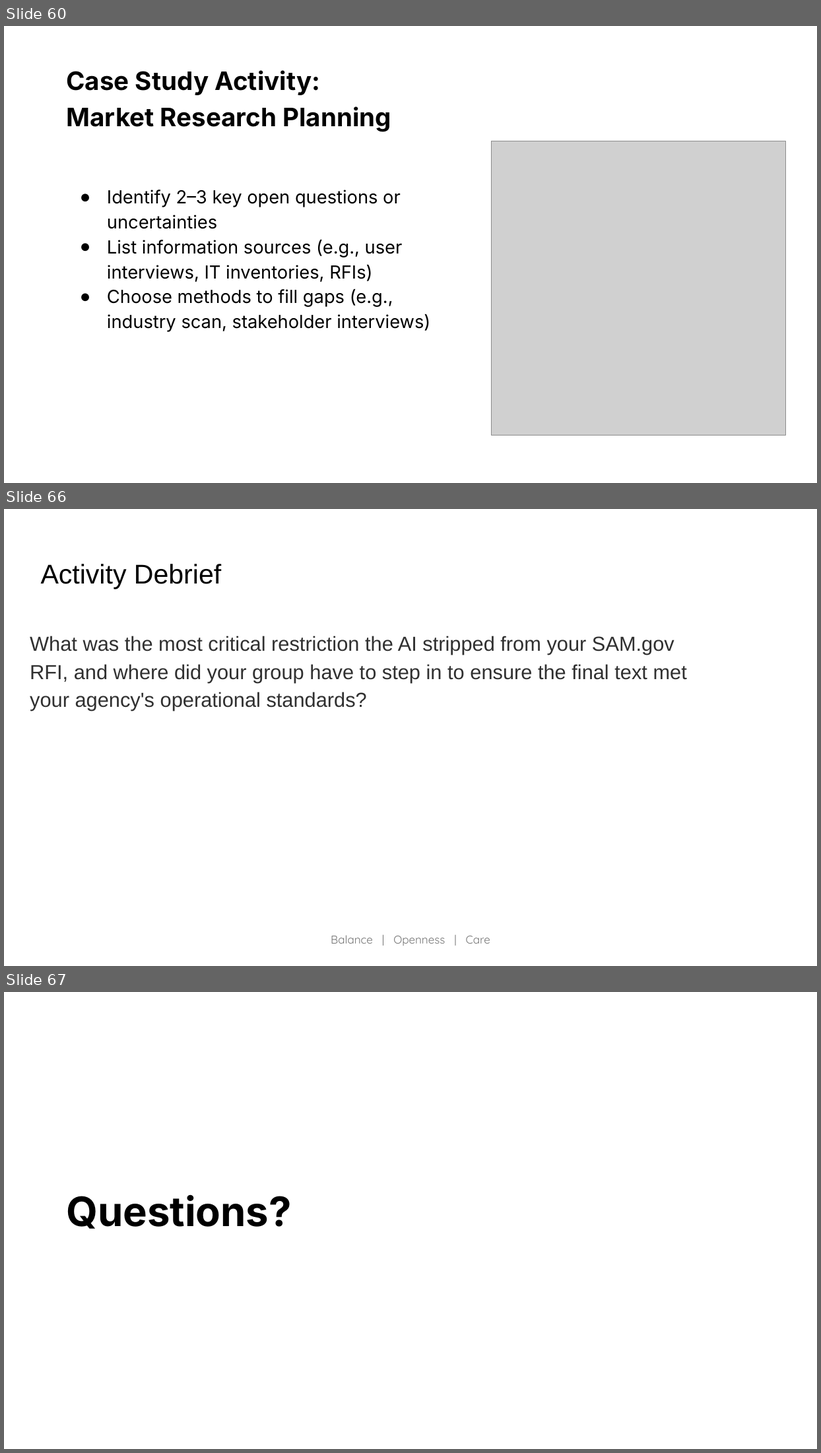
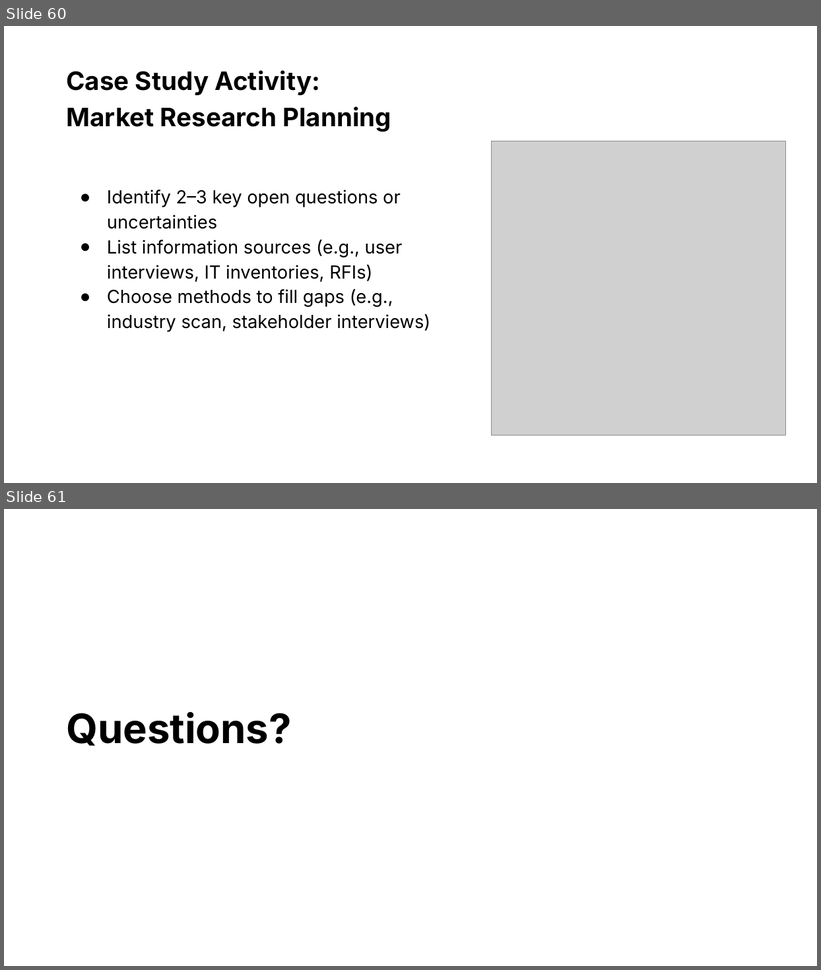
Before and after one commit to usds/ditap-curriculum-update, a slide deck: 3_Curriculum/3A_DITAP-Core-Curriculum/Module-2/In-Class Materials/1_Module 2 Presentation.pptx. Shown one above the other, each under a label of ours: slides 60, 66 and 67 before the commit, slides 60 and 61 after it; the slides between them are not shown. The pictures are 821x1453 and 821x970 pixels, drawn with LibreOffice and Linux fonts; fonts in the diff are those of the drawing; grey boxes stand for pictures. Boxes give left, top, right and bottom in pixels: in the first picture for what was removed or moved away, otherwise in the second. Text is boxed around its words. In the diff, an @@ line names an element or a change of style, - is before the commit and + after.

```diff
--- a/3_Curriculum/3A_DITAP-Core-Curriculum/Module-2/In-Class Materials/1_Module 2 Presentation.pptx
+++ b/3_Curriculum/3A_DITAP-Core-Curriculum/Module-2/In-Class Materials/1_Module 2 Presentation.pptx
@@ slide 66 removed at bbox=[4, 509, 817, 966], background #FFFFFF @@
@@ title removed at bbox=[41, 564, 221, 589] @@
-Activity Debrief
@@ text removed at bbox=[30, 636, 687, 711] @@
-What was the most critical restriction the AI stripped from your SAM.gov RFI, and where did your group have to step in to ensure the final text met your agency's operational standards?
@@ text removed at bbox=[331, 935, 490, 946] @@
-Balance | Openness | Care
@@ what was slide 67 is now slide 61 @@
```
Also in this commit, not shown: 5 other slides removed, 3 other files.
